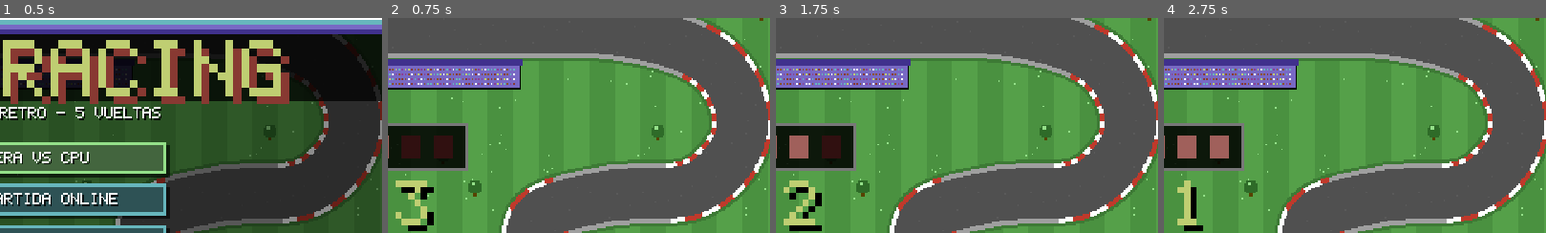
Above: before the commit, frames 1-4 (left to right).
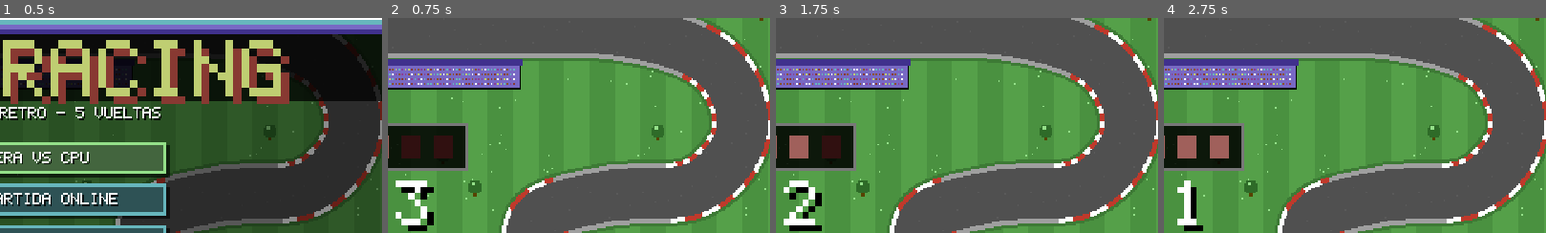
Above: after the commit, the same moments.

Repository: gmatiascr62/Mini_Racing
Game: Godot game, scene res://scenes/menu.tscn
The game is run twice, just before and just after one commit, with the same random seed, the same clock (stepped at 60 frames per second) and the same inputs.
Inputs (mouse positions are % of the whole screen's width and height, from its top left):
- Up to frame 1 (0.5 s): no input
- Up to frame 2 (0.75 s): tap Enter at 0.5 s; move the mouse to (72, 45) at 0.52 s; hold Right from 0.53 s (still down); tap 0 at 0.6 s; click (72, 45) at 0.67 s
- Up to frame 3 (1.75 s): release Right at 1.25 s; tap Space at 1.25 s; drag from (30, 55) to (45, 70) at 1.27 s
- Up to frame 4 (2.75 s): tap Enter at 2 s; move the mouse to (60, 28) at 2.02 s; hold Right from 2.03 s (still down); tap Backspace at 2.1 s
The pictures show only the part of the screen within x 47-97%, y 13-63%; the shares and areas given below are measured in that part.

Frame 1 is identical in both runs. In frame 2, 0.7% of the frame differs, in the area x 2-11%, y 75-97%; in frame 3, 0.7%; in frame 4, 0.5%.

Commit message:
Fix online position display, results header alignment, countdown contrast; add screenshots
Co-Authored-By: Claude Opus 5.5 <noreply@anthropic.com>
Claude-Session: https://claude.ai/code/session_01SbH8MQ9P8zcaPRNqLMhUgo

Diff:
--- a/scripts/game.gd
+++ b/scripts/game.gd
@@ -36,11 +36,16 @@
 			_shot_path = a.substr(7)
 		elif a.begins_with("--frames="):
 			_shot_frames = int(a.substr(9))
+		elif a.begins_with("--lobby="):
+			lobby_action = a.substr(8)
+		elif a.begins_with("--code="):
+			debug_code = a.substr(7)
 		elif a.begins_with("--url="):
 			server_url = a.substr(6)
 
 
 var autodrive := false
+var debug_code := ""
 var _shot_path := ""
 var _shot_frames := 120
 var _frame := 0
--- a/scripts/lobby.gd
+++ b/scripts/lobby.gd
@@ -21,6 +21,9 @@
 		_connect_and_send({"t": "create", "v": NetConfig.PROTOCOL, "laps": RaceSim.DEFAULT_LAPS})
 	else:
 		_set_state("keypad")
+		if Game.debug_code != "":
+			code = Game.debug_code
+			_on_button("ok")
 
 
 func _exit_tree() -> void:
--- a/scripts/race.gd
+++ b/scripts/race.gd
@@ -287,6 +287,9 @@
 	if Game.net.is_open() and sim.state == RaceSim.STATE_RACING and not me.finished and not show_results:
 		_seq += 1
 		var steer := _steer_input()
+		if Game.autodrive:
+			sim.ai_drive(me, RaceSim.TICK)
+			steer = signf(me.steer) if absf(me.steer) > 0.3 else 0.0
 		_history.append([_seq, steer])
 		if _history.size() > 180:
 			_history.pop_front()
@@ -373,7 +376,9 @@
 	sim.state = int(msg.get("st", 0))
 	sim.countdown = float(msg.get("cd", 0)) / 100.0
 	sim.time = float(msg.get("tm", 0)) / 100.0
-	_standings = msg.get("r", _standings)
+	var order: Array = msg.get("r", [])
+	if order.size() == sim.cars.size():
+		_standings = order.map(func(v) -> int: return int(v))
 	for i in range(cars.size()):
 		var c: RaceSim.Car = sim.cars[i]
 		var row: Array = cars[i]
@@ -504,7 +509,7 @@
 		for i in range(3):
 			var col := Pal.RED.lightened(0.2) if i < lit else Color("#301010")
 			ci.draw_rect(Rect2(214 + i * 20, 108, 12, 14), col)
-		PixelFont.draw_text_centered(ci, str(ceili(sim.countdown)), 240, 136, 4, Pal.YELLOW, Pal.BLACK)
+		PixelFont.draw_text_centered(ci, str(ceili(sim.countdown)), 240, 136, 4, Pal.WHITE, Pal.BLACK)
 	elif go_time > 0.0:
 		go_time -= get_physics_process_delta_time()
 		PixelFont.draw_text_centered(ci, "YA!", 240, 112, 6, Pal.LIGHT_GREEN, Pal.BLACK)
@@ -550,7 +555,10 @@
 func _draw_results(ci: CanvasItem) -> void:
 	Ui.draw_panel(ci, Rect2(100, 30, 280, 220), Color(0, 0, 0, 0.9), Pal.LIGHT_BLUE)
 	PixelFont.draw_text_centered(ci, "CLASIFICACION FINAL", 240, 40, 2, Pal.YELLOW)
-	PixelFont.draw_text(ci, "POS PILOTO      TIEMPO  MEJOR V.", Vector2(118, 64), 1, Pal.LIGHT_GREY)
+	PixelFont.draw_text(ci, "POS", Vector2(118, 64), 1, Pal.LIGHT_GREY)
+	PixelFont.draw_text(ci, "PILOTO", Vector2(146, 64), 1, Pal.LIGHT_GREY)
+	PixelFont.draw_text(ci, "TIEMPO", Vector2(250, 64), 1, Pal.LIGHT_GREY)
+	PixelFont.draw_text(ci, "MEJOR V.", Vector2(316, 64), 1, Pal.LIGHT_GREY)
 	var y := 78.0
 	for r in results:
 		var id := int(r["id"])
@@ -558,7 +566,7 @@
 		var col := Pal.YELLOW if is_me else Pal.WHITE
 		ci.draw_rect(Rect2(118, y, 8, 7), RaceSim.car_color(id))
 		var name := str(r["name"])
-		if is_me:
+		if is_me and name != "VOS":
 			name += " (VOS)"
 		var t := Ui.format_time(float(r["time"])) if r["finished"] else ("%d VUELTAS" % int(r["laps"]))
 		PixelFont.draw_text(ci, str(int(r["pos"])), Vector2(130, y), 1, col)
Binary file added: docs/countdown.png
Binary file added: docs/menu.png
Binary file added: docs/online4.png
Binary file added: docs/race.png
Binary file added: docs/results.png
Not shown, changed: README.md
